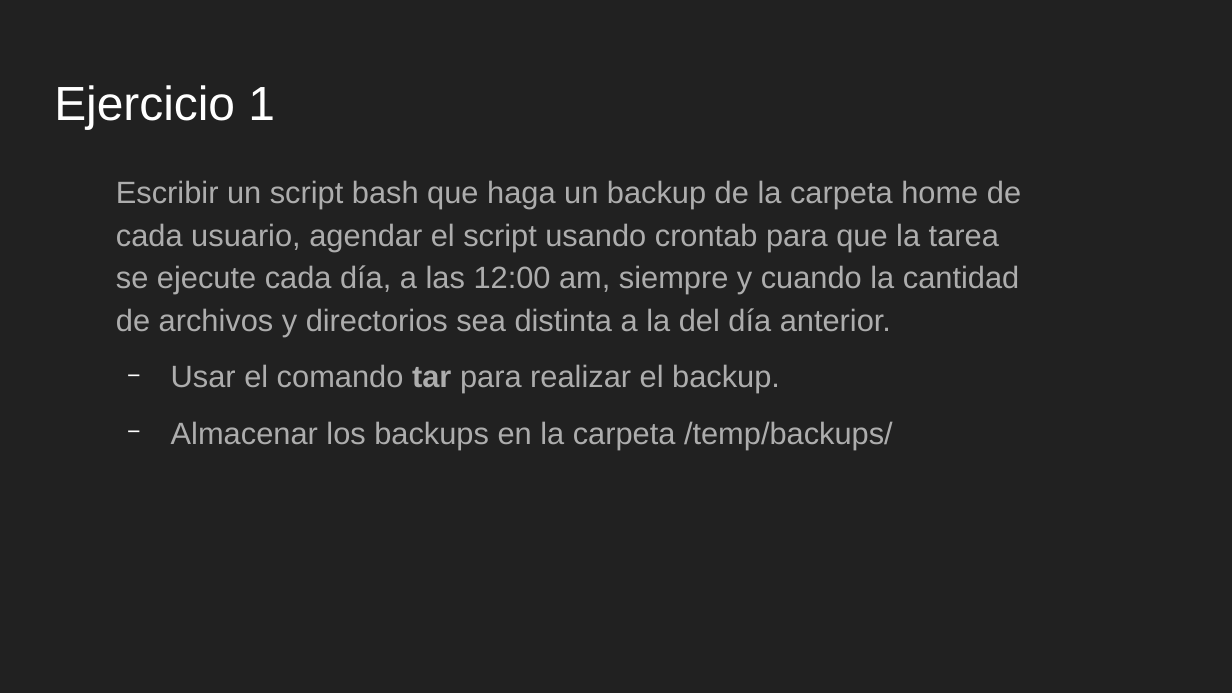
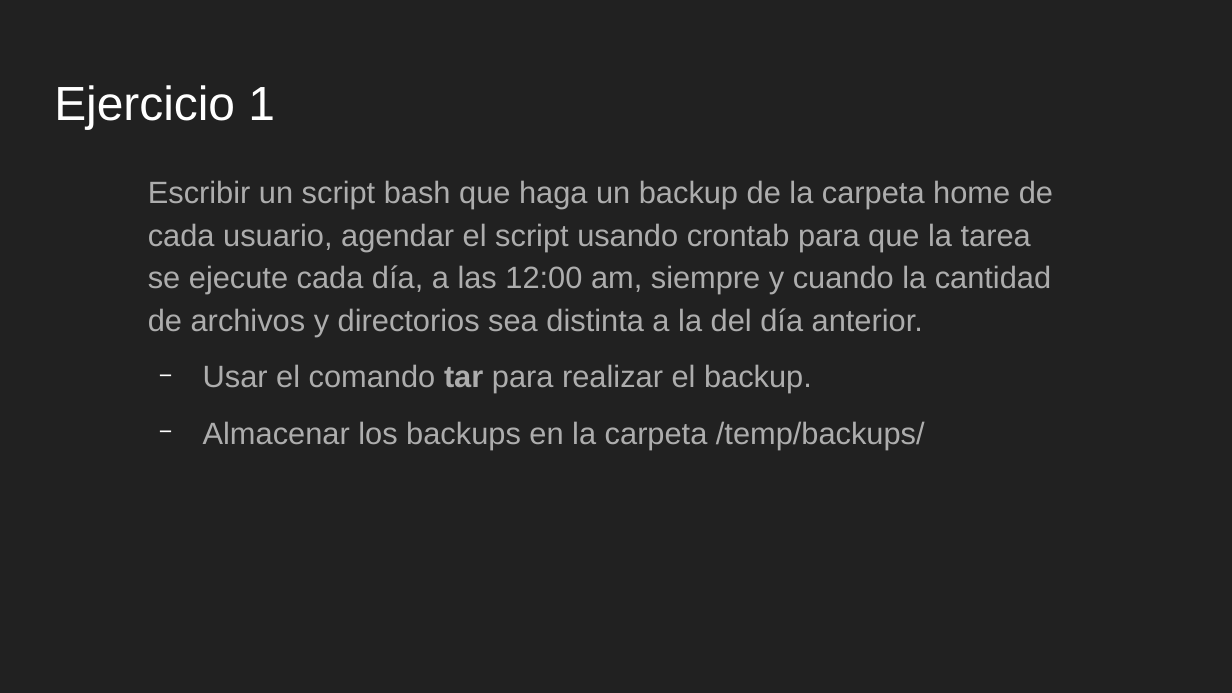
Before and after one commit to tabris2015/LNX101_102, a slide deck: slide 14 of slides/Sesion10.odp. Drawn at 1232x693 pixels with LibreOffice and Linux fonts; fonts in the diff are those of the drawing. Boxes give left, top, right and bottom in pixels: in the first picture for what was removed or moved away, otherwise in the second. Text is boxed around its words. In the diff, an @@ line names an element or a change of style, - is before the commit and + after.

```diff
--- a/slides/Sesion10.odp
+++ b/slides/Sesion10.odp
@@ text "Escribir un script bash que ...": place and size @@
-text "Escribir un script bash que ..." at bbox=[116, 180, 1021, 449]
+text "Escribir un script bash que ..." at bbox=[148, 180, 1053, 449]
```
Also in this commit, not shown: 1 other file.
